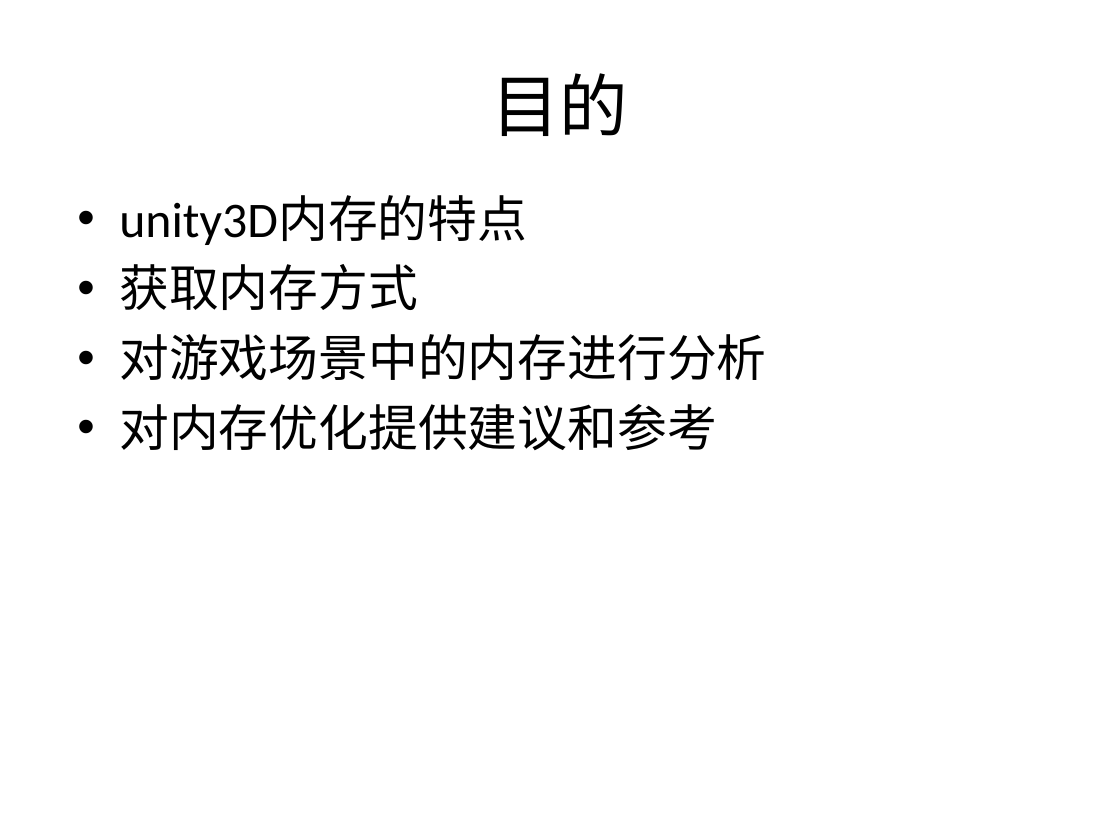
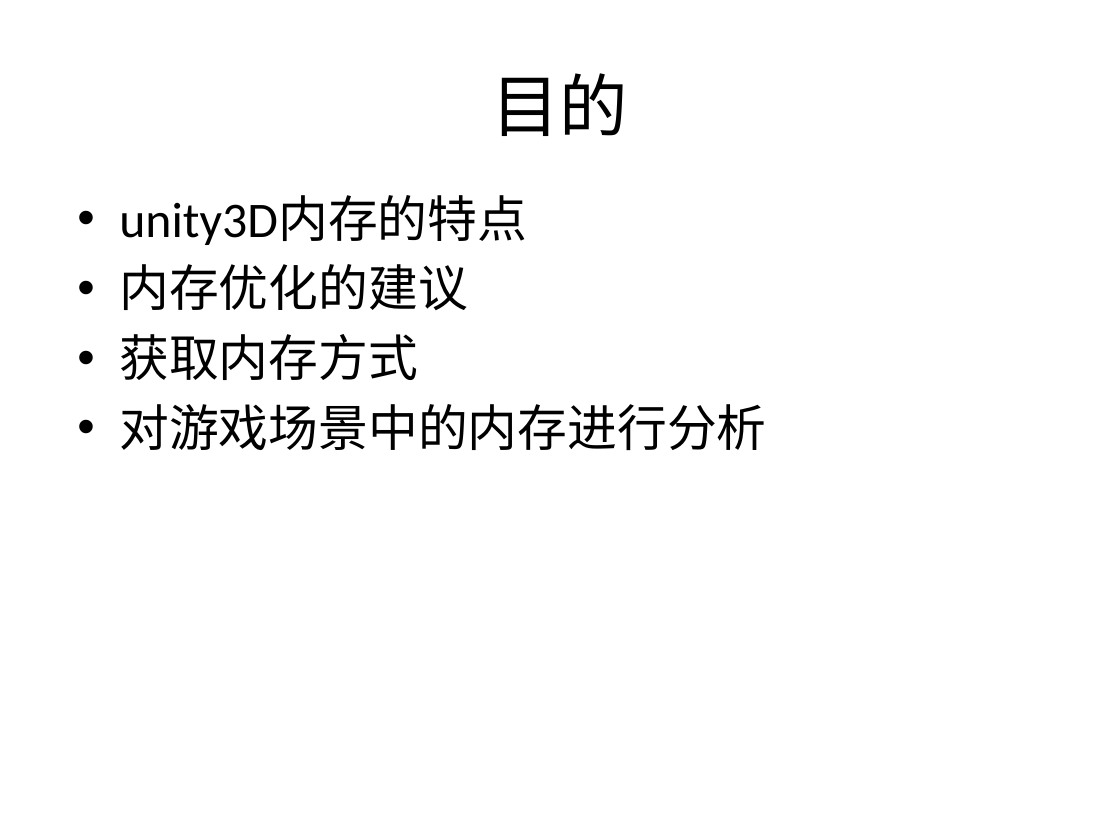
Before and after one commit to hzwangchaochen/hello-world, a slide deck: slide 2 of 分享/ppt/内存管理/PPT/内存管理.pptx. Drawn at 1120x840 pixels with LibreOffice and Linux fonts; fonts in the diff are those of the drawing. Boxes give left, top, right and bottom in pixels: in the first picture for what was removed or moved away, otherwise in the second. Text is boxed around its words. In the diff, an @@ line names an element or a change of style, - is before the commit and + after.

```diff
--- a/分享/ppt/内存管理/PPT/内存管理.pptx
+++ b/分享/ppt/内存管理/PPT/内存管理.pptx
@@ text at (x1=119, y1=264, x2=468, y2=310): paragraph added @@
+• 内存优化的建议
@@ text at (x1=119, y1=404, x2=717, y2=450): paragraph removed @@
-• 对内存优化提供建议和参考
```
Also in this commit, not shown: 3 other slides changed, 2 slides added, 1 slide removed.
